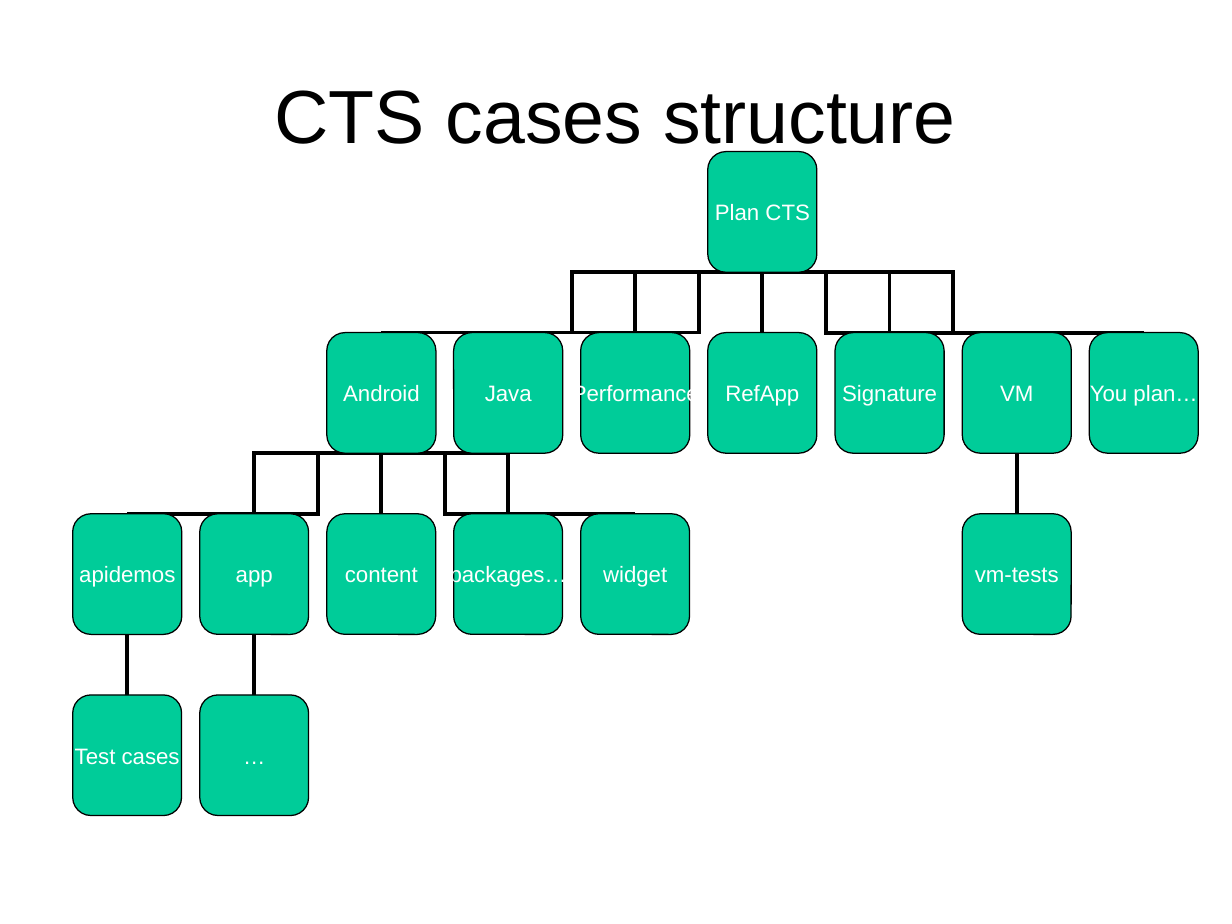
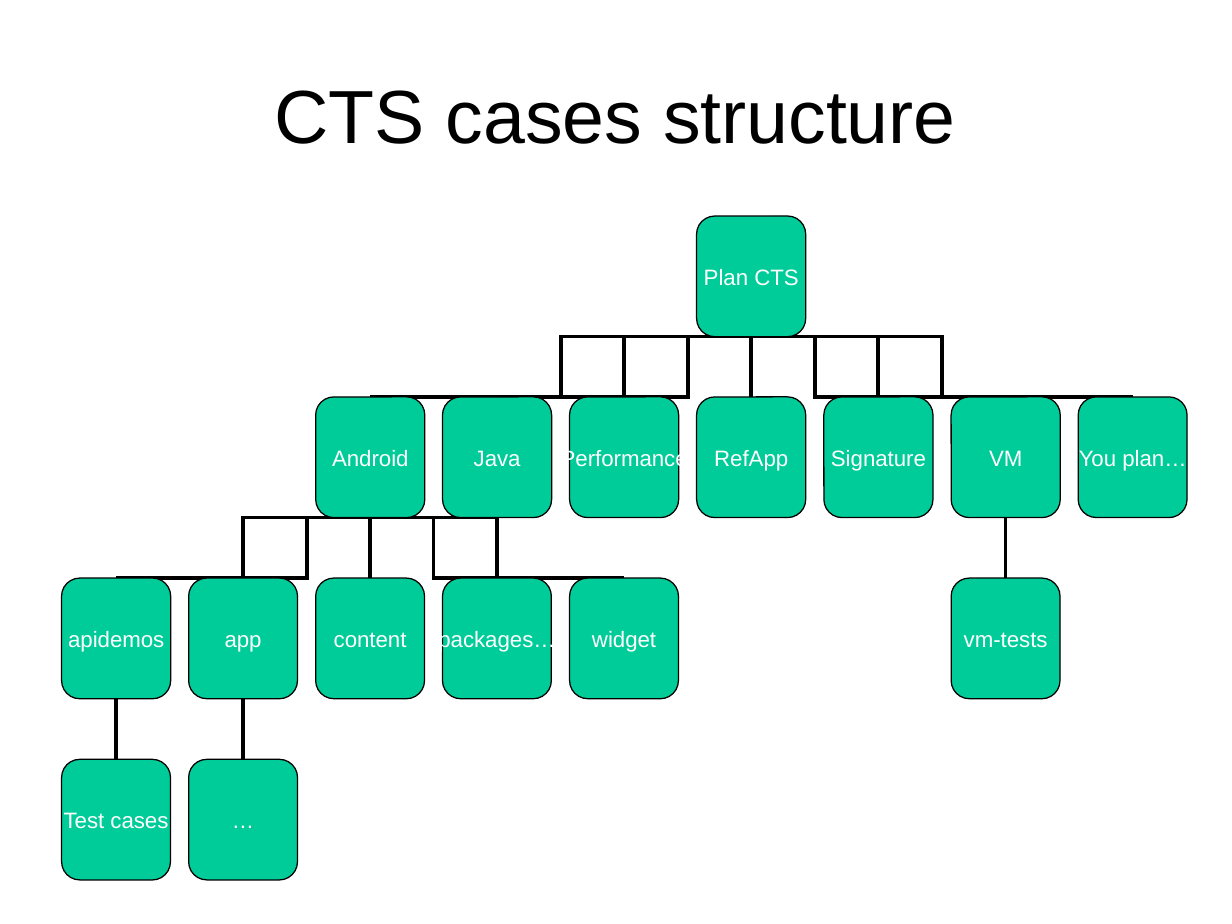
Before and after one commit to widerules/system-information, a slide deck: slide 3 of cts/CTS-deepin.ppt (slide 21 before the commit). Drawn at 1232x924 pixels with LibreOffice and Linux fonts; fonts in the diff are those of the drawing; background and template pictures are left out. Boxes give left, top, right and bottom in pixels: in the first picture for what was removed or moved away, otherwise in the second. Text is boxed around its words. In the diff, an @@ line names an element or a change of style, - is before the commit and + after.

```diff
--- a/cts/CTS-deepin.ppt
+++ b/cts/CTS-deepin.ppt
@@ elbow line moved from (509, 333) - (763, 272) to (496, 397) - (752, 336) @@
@@ 16 freeform shapes, 14 elbow lines: place and size @@
-16 freeform shapes, 14 elbow lines at [73,152,1198,816]
+16 freeform shapes, 14 elbow lines at [62,216,1186,880]
```
Also in this commit, not shown: 7 other slides changed, 2 slides added, 23 slides removed, 1 other file.
